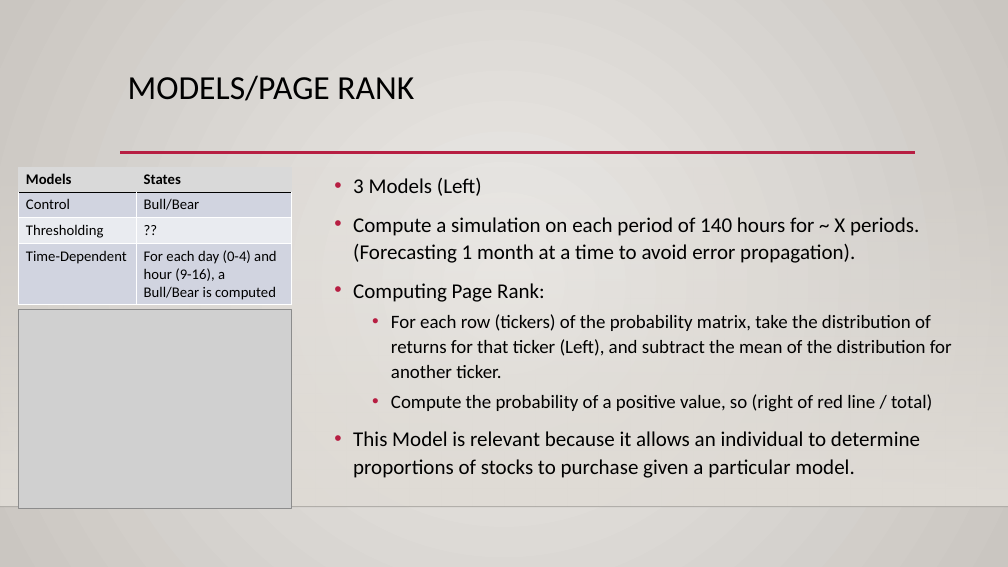
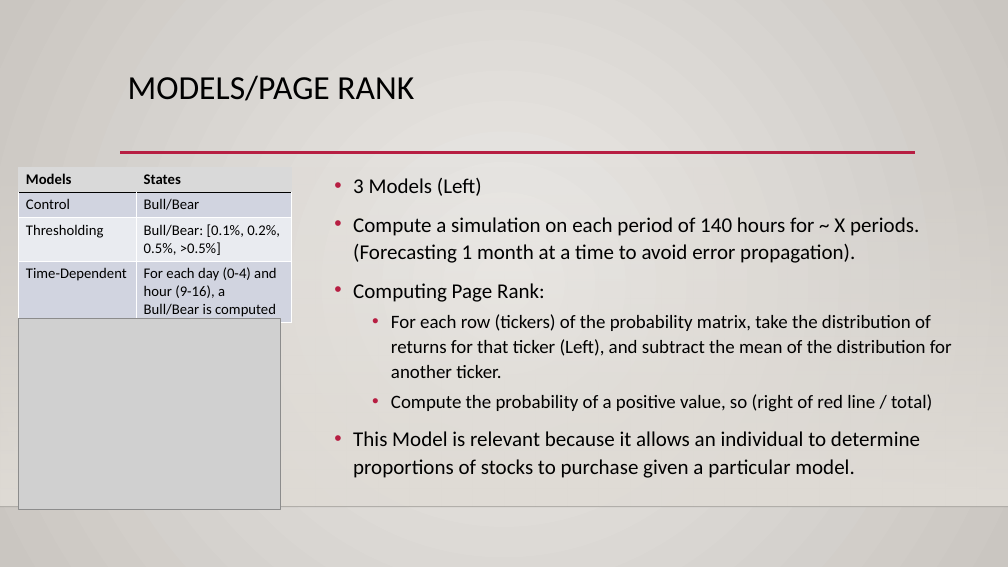
Before and after one commit to JohnDLee/MarkovStockSimulation, a slide deck: slide 4 of Final Project/report/FinalSlides.pptx. Drawn at 1008x567 pixels with LibreOffice and Linux fonts; fonts in the diff are those of the drawing; grey boxes stand for pictures; background and template pictures are left out. Boxes give left, top, right and bottom in pixels: in the first picture for what was removed or moved away, otherwise in the second. Text is boxed around its words. In the diff, an @@ line names an element or a change of style, - is before the commit and + after.

```diff
--- a/Final Project/report/FinalSlides.pptx
+++ b/Final Project/report/FinalSlides.pptx
@@ table at bbox=[18, 166, 292, 323] @@
-row 3, column 2: ??
+row 3, column 2: Bull/Bear: [0.1%, 0.2%, 0.5%, >0.5%]
@@ picture: place and size @@
-picture at bbox=[18, 309, 292, 508]
+picture at bbox=[18, 318, 280, 509]
```
Also in this commit, not shown: 2 slides added.
